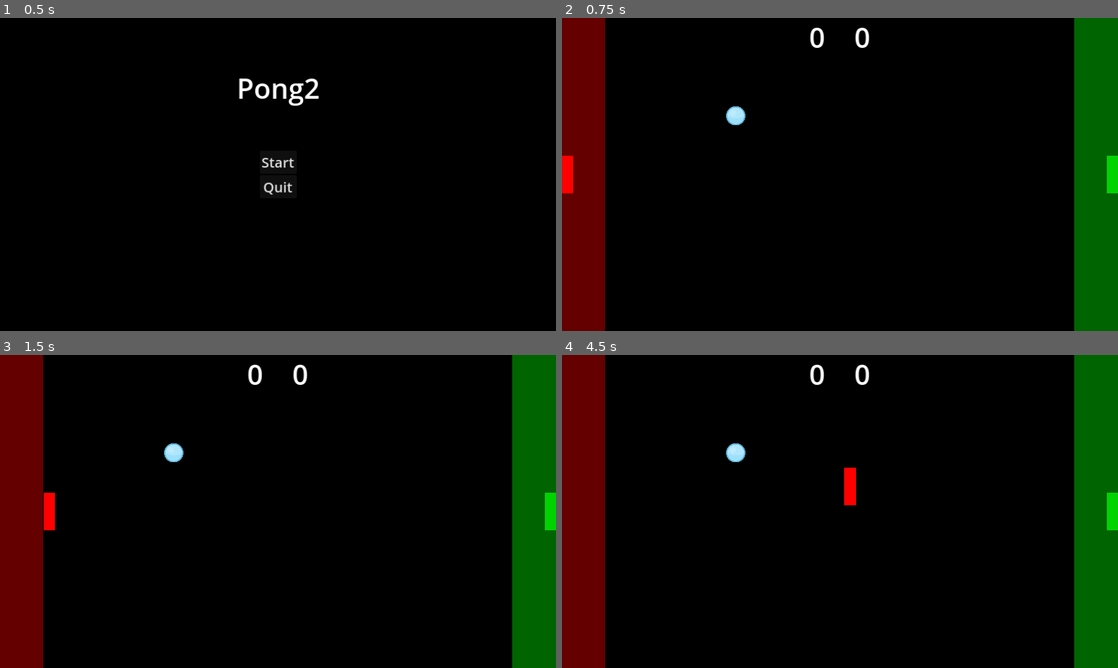
Above: before the commit, frames 1-4 (two rows, left to right).
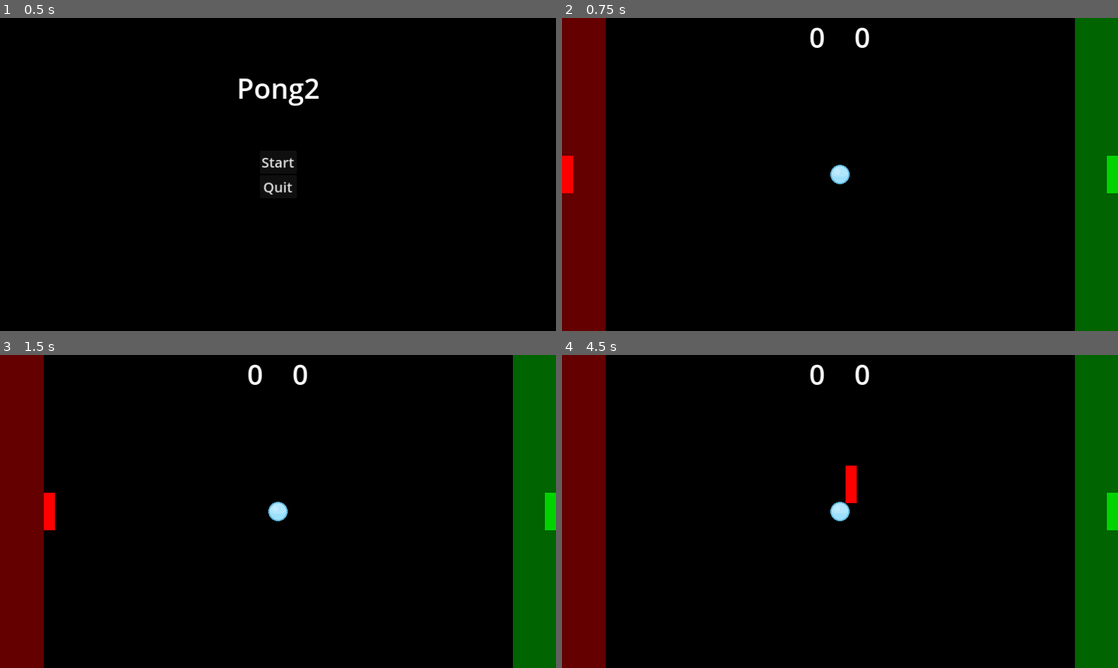
Above: after the commit, the same moments.

Repository: vidarasberg/pong2
Game: Godot game, scene res://ui.tscn
Same seed, same stepped clock (60 frames per second), same inputs: the game is played once before the commit and once after it.
Inputs:
- Up to frame 1 (0.5 s): no input
- Up to frame 2 (0.75 s): click "Start" at 0.5 s
- Up to frame 3 (1.5 s): tap Enter at 1.25 s; hold D (right) from 1.28 s (still down)
- Up to frame 4 (4.5 s): release D (right) at 2.03 s; hold S (down) 2.03-2.78 s; hold D (right) 2.78-3.53 s; hold W (up) 3.53-4.28 s; hold A (left) from 4.28 s (still down)

Frame 1 is identical in both runs. In frame 2, 0.6% of the frame differs, in the area x 7-93%, y 0-100%; in frame 3, 0.6%; in frame 4, 0.7%.

Commit message:
fixes ball spawn in fullscreen and ball must be inside goal for point

Diff:
--- a/ball.tscn
+++ b/ball.tscn
@@ -6,7 +6,7 @@
 bounce = 0.09
 
 [sub_resource type="CircleShape2D" id="CircleShape2D_xtcsc"]
-radius = 24.0208
+radius = 22.0227
 
 [node name="Ball" type="RigidBody2D" groups=["balls"]]
 collision_layer = 3
--- a/game.gd
+++ b/game.gd
@@ -5,7 +5,6 @@
 var winScore = 5
 
 @export var ball_scene: PackedScene
-@onready var viewportSize = get_viewport().size
 
 # Called when the node enters the scene tree for the first time.
 func _ready():
@@ -13,6 +12,9 @@
 
 func spawn_ball():
 	var ball = ball_scene.instantiate()
+	var viewportSize = get_viewport().get_visible_rect().size
+	print(viewportSize.x / 2)
+	print(viewportSize.y / 2)
 	ball.position = Vector2(viewportSize.x / 2, viewportSize.y / 2)
 	call_deferred("add_child", ball)
 
--- a/goal.gd
+++ b/goal.gd
@@ -7,6 +7,7 @@
 	$BallDetector/ColorRect.set_color(color)
 
 func _on_body_entered(body):
+	var bodies = get_overlapping_bodies()
 	if body.is_in_group("balls"):
 		body.queue_free()
 		goal.emit()
--- a/goal.tscn
+++ b/goal.tscn
@@ -3,10 +3,11 @@
 [ext_resource type="Script" path="res://goal.gd" id="1_a5e42"]
 
 [sub_resource type="RectangleShape2D" id="RectangleShape2D_u2srg"]
-size = Vector2(200, 1000)
+size = Vector2(120, 1000)
 
 [node name="Goal" type="Area2D"]
 collision_layer = 2
+collision_mask = 2
 script = ExtResource("1_a5e42")
 metadata/_edit_group_ = true
 
@@ -14,9 +15,9 @@
 shape = SubResource("RectangleShape2D_u2srg")
 
 [node name="ColorRect" type="ColorRect" parent="BallDetector"]
-offset_left = -100.0
+offset_left = -99.5
 offset_top = -500.0
-offset_right = 100.0
+offset_right = 100.5
 offset_bottom = 500.0
 
 [connection signal="body_entered" from="." to="." method="_on_body_entered"]
